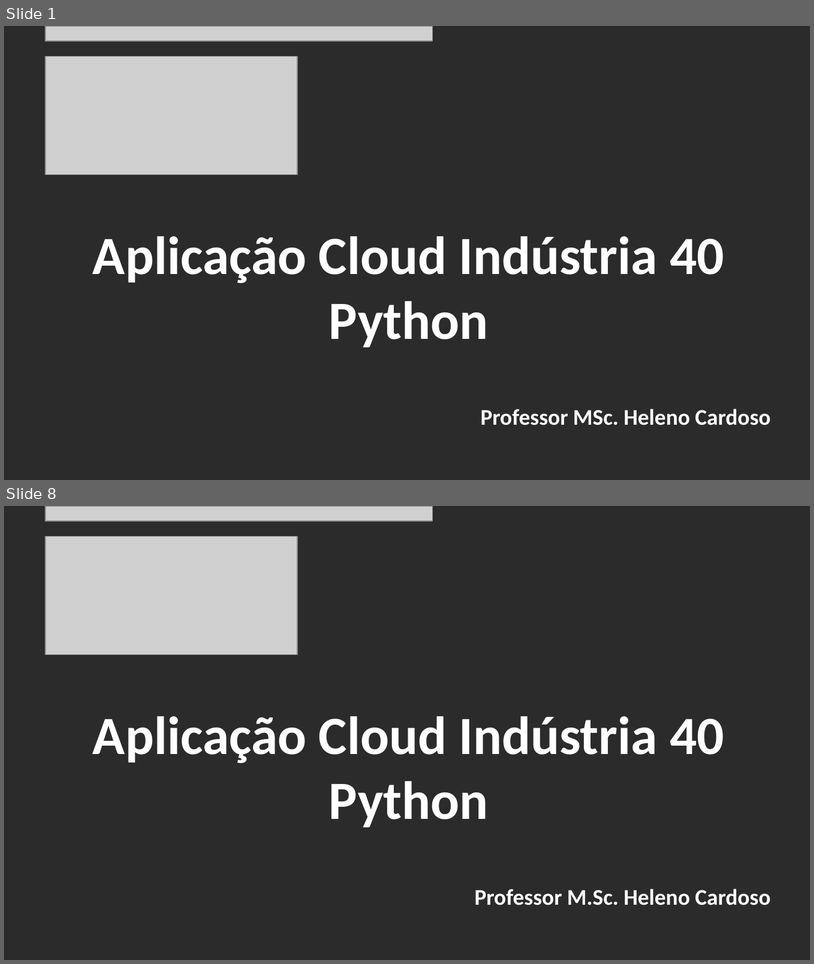
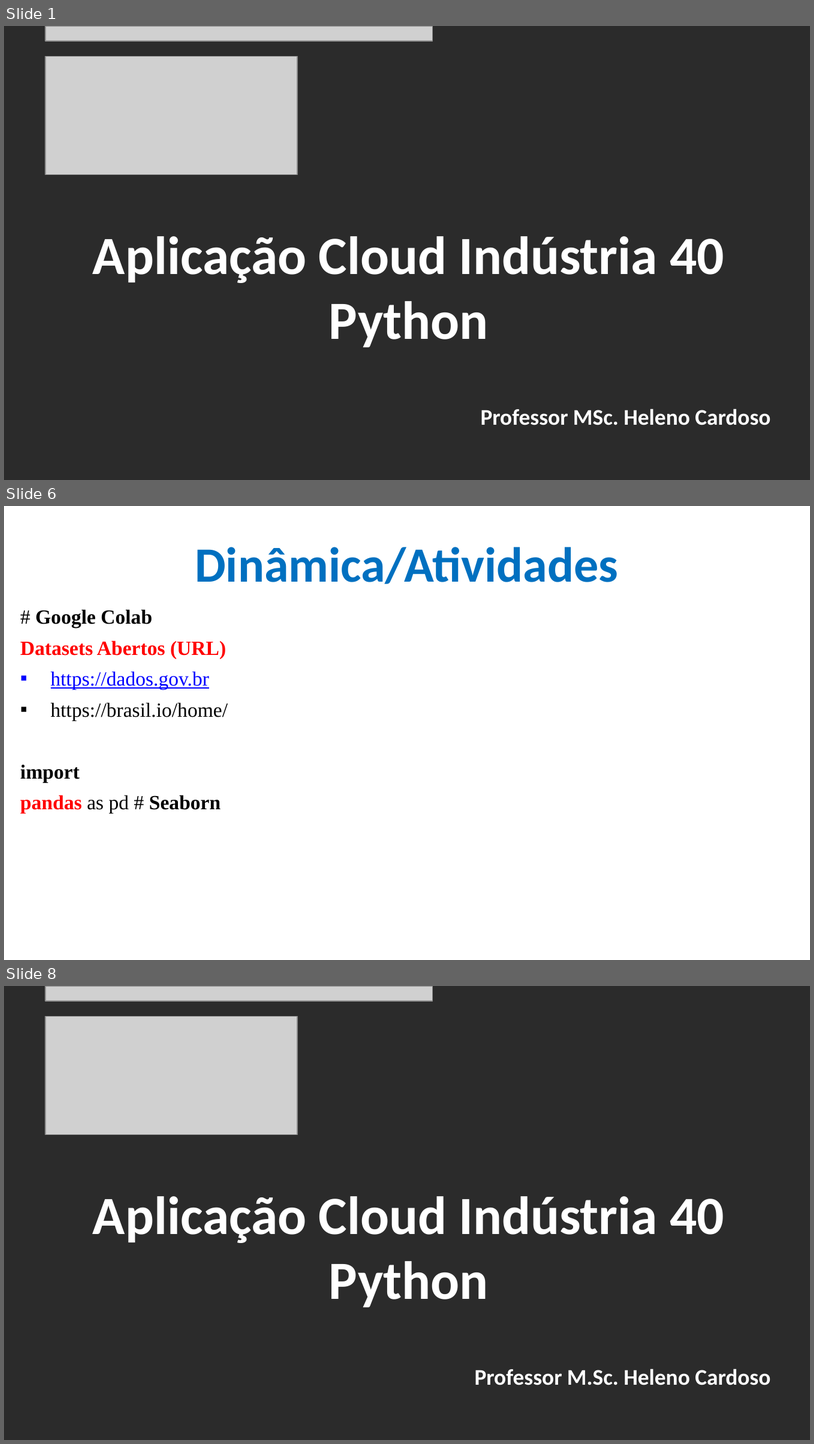
Before and after one commit to CloudEducationBrazil/WydenArea1AplicacaoCloudIndustria40Python, a slide deck: 01 Classes/Aula 11 - Aplicação Cloud Indústria 40 Python Integração Cloud Big Data Parte 2.pptx. Shown one above the other, each under a label of ours: slides 1 and 8 before the commit, slides 1, 6 and 8 after it; the slides between them are not shown. The pictures are 814x964 and 814x1444 pixels, drawn with LibreOffice and Linux fonts; fonts in the diff are those of the drawing; grey boxes stand for pictures; background and template pictures are left out; a plain dark background stands for a picture behind light text. Boxes give left, top, right and bottom in pixels: in the first picture for what was removed or moved away, otherwise in the second. Text is boxed around its words. In the diff, an @@ line names an element or a change of style, - is before the commit and + after.

```diff
--- a/01 Classes/Aula 11 - Aplicação Cloud Indústria 40 Python Integração Cloud Big Data Parte 2.pptx
+++ b/01 Classes/Aula 11 - Aplicação Cloud Indústria 40 Python Integração Cloud Big Data Parte 2.pptx
@@ slide 6 added at (x1=4, y1=506, x2=810, y2=960), background picture (left out) @@
@@ title added at (x1=195, y1=547, x2=618, y2=584), 44 pt, text #0070C0, bold @@
+Dinâmica/Atividades
@@ text added at (x1=20, y1=609, x2=228, y2=813), 18 pt, text #000000, bold @@
+# Google Colab
+Datasets Abertos (URL)
+▪ https://dados.gov.br
+▪ https://brasil.io/home/
+import
+pandas as pd # Seaborn
```
Also in this commit, not shown: 5 slides changed, 1 slide removed, 1 other file.
